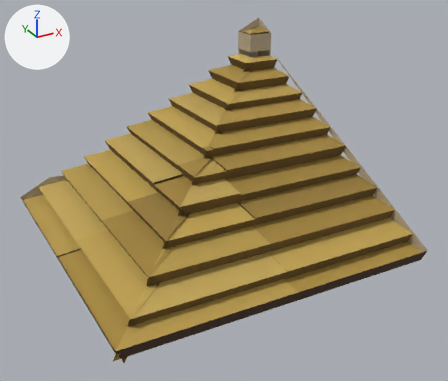
What one commit did to the glTF model houses/roof-corner-thatch.glb.
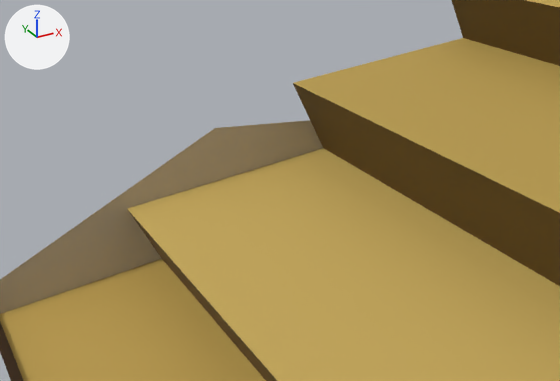
Each version is shown whole from a camera (50 mm lens) standing at (-0.934, -1.801, 1.012) and looking at (0.0, -0.103, 0.163), then close up from a camera (50 mm lens) standing at (-0.594, 0.164, 0.209) and looking at (-0.424, 0.474, 0.054). The lights are fixed; the arrows at upper left show +X, +Y and +Z. The first two pictures are the older version. Vertices at exactly the same position are counted once.

Names of what the first close-up shows: 'roof-corner-thatch'.
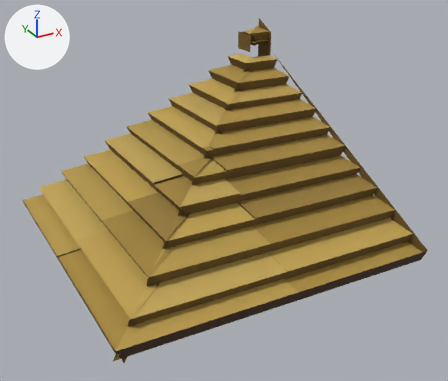
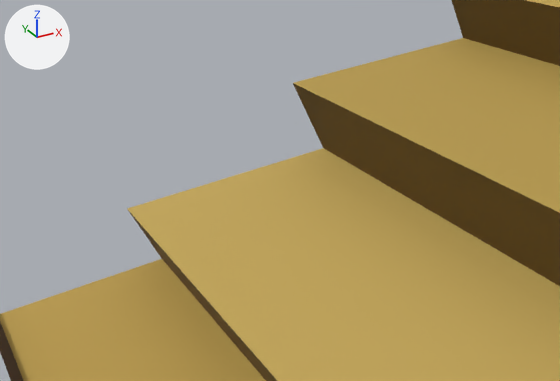
Location of each change, [x1, y1, x2, y2] in pixels of the close-ups (560 x 381 px):
part 1 of me_roof_corner_thatch, deleted (brown)
    before: [0, 120, 323, 314]

The change, as a diff of the scene's bpy script:
```diff
--- a/houses/roof-corner-thatch.glb.py
+++ b/houses/roof-corner-thatch.glb.py
@@ me_roof_corner_thatch @@
 # used by ob_roof_corner_thatch; location = (0.0, 0.0, 0.0)
 # verts and faces of me_roof_corner_thatch; kept vertices keep their numbers, new ones are numbered from 335
 # before: 1 (0.5, 0.5, 0.0), 3 (-0.5, 0.5, 0.0), 4 (-0.567, 0.5, 0.022), 5 (-0.545, 0.5, -0.022), 6 (-0.446, 0.5, 0.083) at pixel (215, 127)
 # before: 7 (0.4, 0.5, 0.506), 8 (0.5, 0.5, 0.626), 9 (0.4, 0.5, 0.576), 10 (0.5, 0.4, 0.506), 11 (0.5, 0.4, 0.576)
 # before: 41 (0.4, 0.4, 0.506), 42 (0.4, 0.4, 0.576)
-me_roof_corner_thatch.from_pydata(...)  # 335 vertices, 272 faces; spans x -0.567..0.523, y -0.567..0.523, z -0.024..0.626
+me_roof_corner_thatch.from_pydata(...)  # 334 vertices, 265 faces; spans x -0.567..0.523, y -0.567..0.523, z -0.024..0.626
+# me_roof_corner_thatch part 1
+delete_vertices([6])  # with the faces that use them
+delete_faces([(3, 5, 4), (1, 3, 4), (1, 7, 8), (7, 9, 8), (10, 11, 41), (11, 42, 41)])
 me_roof_corner_thatch.materials.append(mat_roofing)
```
